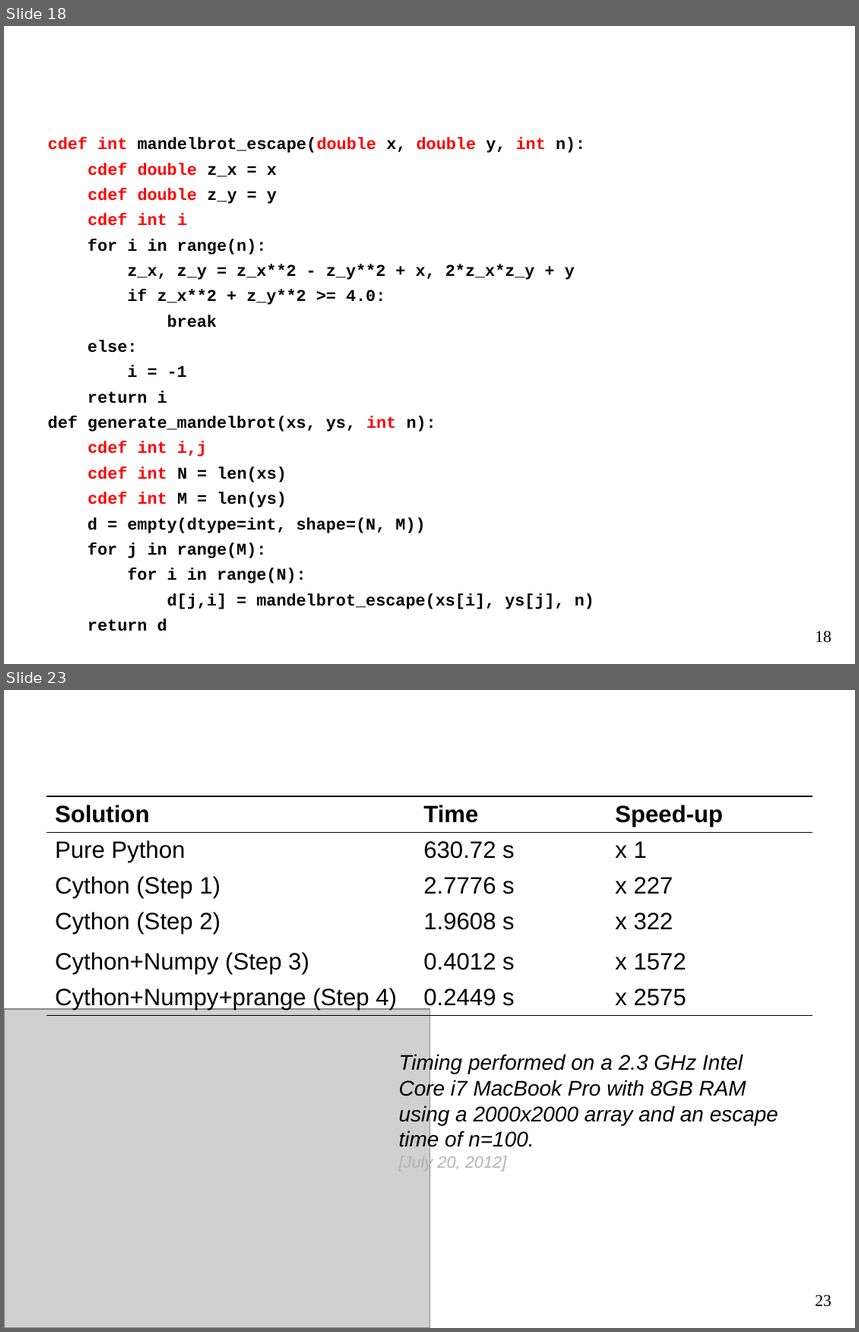
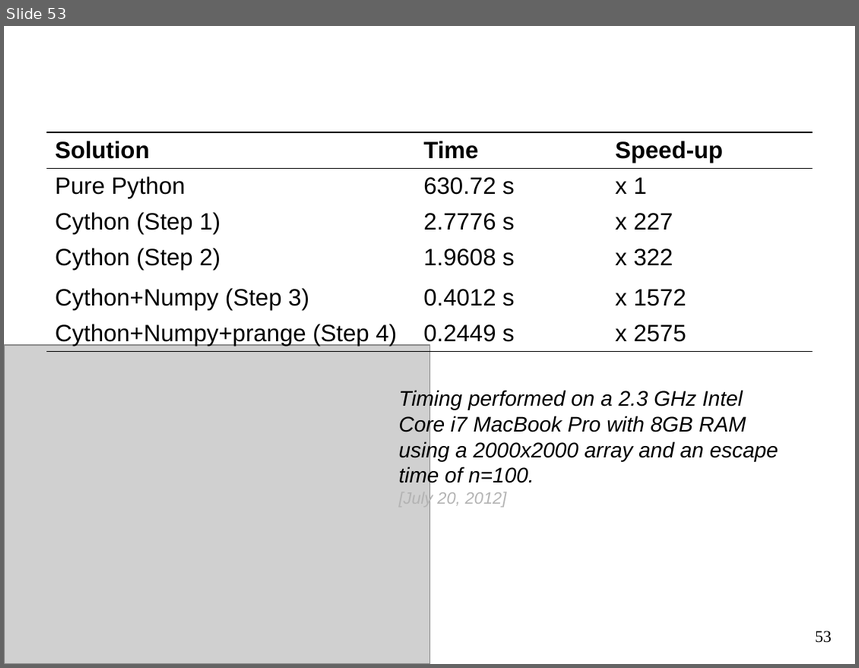
Before and after one commit to kwmsmith/scipy2013-cython-tutorial, a slide deck: Cython.pptx. Shown one above the other, each under a label of ours: slides 18 and 23 before the commit, slide 53 after it; the slides between them are not shown. The pictures are 859x1332 and 859x668 pixels, drawn with LibreOffice and Linux fonts; fonts in the diff are those of the drawing; grey boxes stand for pictures; background and template pictures are left out. Boxes give left, top, right and bottom in pixels: in the first picture for what was removed or moved away, otherwise in the second. Text is boxed around its words. In the diff, an @@ line names an element or a change of style, - is before the commit and + after.

```diff
--- a/Cython.pptx
+++ b/Cython.pptx
@@ slide 18 removed at [4, 26, 855, 664], background #FFFFFF @@
@@ title removed at [34, 137, 176, 150] @@
-Solution 2: This is Fast!
@@ text removed at [48, 138, 595, 632] @@
-cdef int mandelbrot_escape(double x, double y, int n):
-cdef double z_x = x
-cdef double z_y = y
-cdef int i
-for i in range(n):
-z_x, z_y = z_x**2 - z_y**2 + x, 2*z_x*z_y + y
-if z_x**2 + z_y**2 >= 4.0:
-break
-else:
-i = -1
-return i
-def generate_mandelbrot(xs, ys, int n):
-cdef int i,j
-cdef int N = len(xs)
-cdef int M = len(ys)
-d = empty(dtype=int, shape=(N, M))
-for j in range(M):
-for i in range(N):
-d[j,i] = mandelbrot_escape(xs[i], ys[j], n)
-return d
@@ page number removed at [815, 631, 832, 643] @@
-18
@@ what was slide 23 is now slide 53 @@
@@ page number at [815, 631, 832, 643]: text changed @@
-23
+53
```
Also in this commit, not shown: 12 slides changed, 39 slides added, 7 other slides removed, 14 other files.
